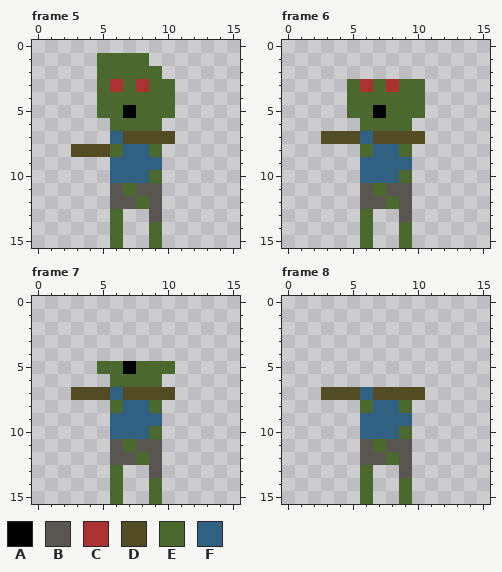
Pixel-art file -- Assets/Art/Enemies/Basic Zombie/ZombieBasic.aseprite. The picture above is the old version.
16x16 pixels, 12 frames. Shown: frame 5, frame 6, frame 7, frame 8. The commit also changed other frames, which this record leaves out.
Palette (. is transparent): A #000000  B #595652  C #ac3232  D #524b24  E #4b692f  F #306082
The same view after the edit:
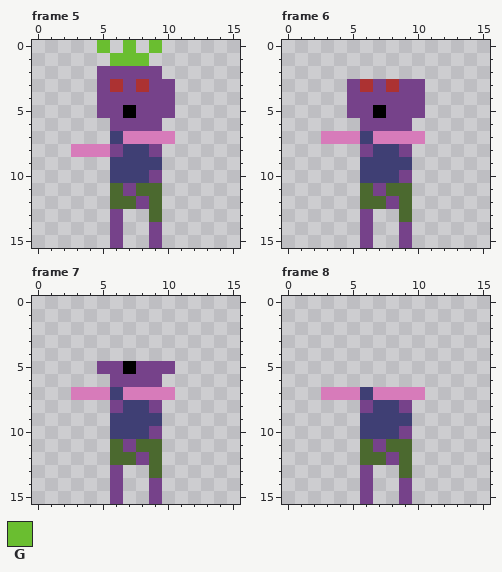
Colours new in this view: G #6abe30
Author's note on the commit: All Zombies Added
Difference:
Colour B changes from #595652 to #4b692f.
Colour D changes from #524b24 to #d77bba.
Colour E changes from #4b692f to #76428a.
Colour F changes from #306082 to #3f3f74.
Frame 5, layer "Layer 1":
The edit adds colour G in row 0 at x 5, 7 and 9.
Colour E gives way to colour G in row 1 at x 6 to 8.
The edit erases colour E in row 1 at x 5.
Changed places in both pictures, as pixel boxes (x1, y1, x2, y2):
changed: (71, 40, 175, 248)
changed: (321, 79, 425, 248)
changed: (71, 361, 175, 504)
changed: (321, 387, 425, 504)
